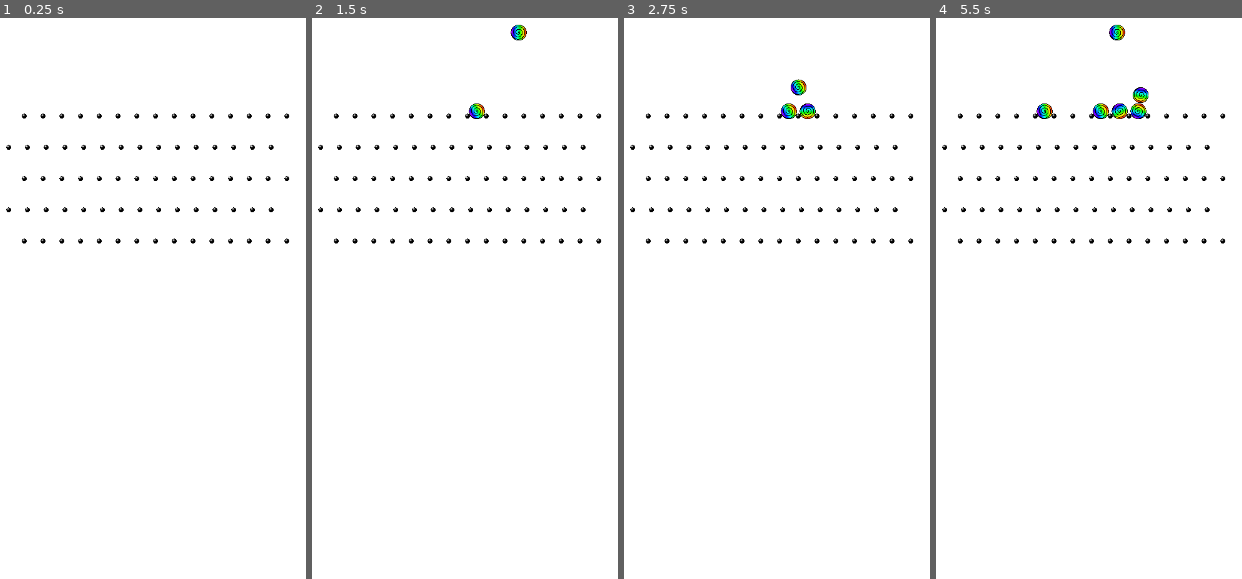
Above: before the commit, frames 1-4 (left to right).
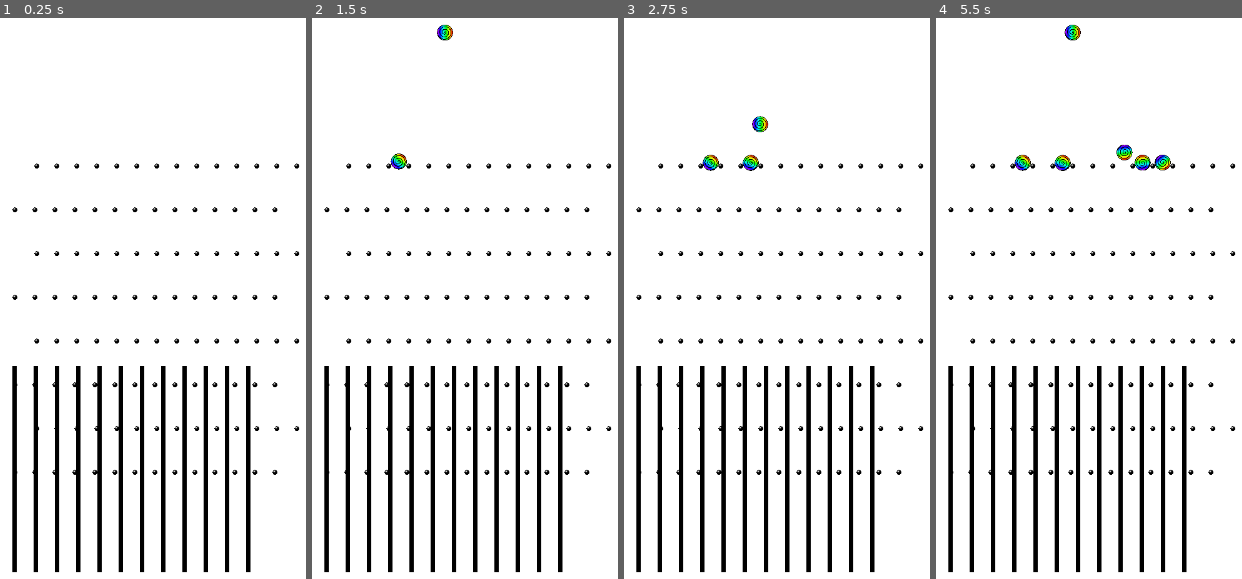
Above: after the commit, the same moments.

Repository: Discordanian/Quincunx
Game: Godot game, scene res://scenes/board.tscn
Same seed, same stepped clock (60 frames per second), same inputs: the game is played once before the commit and once after it.
Inputs:
- Up to frame 1 (0.25 s): no input
- Up to frame 2 (1.5 s): no input
- Up to frame 3 (2.75 s): no input
- Up to frame 4 (5.5 s): no input

The runs differ from the first frame. In frame 1, 9.6% of the frame differs, in the area x 1-99%, y 16-99%; in frame 2, 10%; in frame 3, 10%; in frame 4, 11%, in the area x 1-99%, y 1-99%.

Commit message:
Seperators

Diff:
--- a/scenes/board.tscn
+++ b/scenes/board.tscn
@@ -13,7 +13,11 @@
 
 [node name="Board" type="Node2D"]
 script = ExtResource("1_bw3vb")
-distance_between_rows = 50
+num_of_pins_per_row = 14
+num_of_pin_rows = 8
+distance_between_rows = 70
+seconds_per_ball = 1.0
+buckets = 13
 
 [node name="ColorRect" type="ColorRect" parent="."]
 anchors_preset = 15
--- /dev/null
+++ b/scenes/seperator.tscn
@@ -0,0 +1,20 @@
+[gd_scene load_steps=2 format=3 uid="uid://db42uryeycjp5"]
+
+[sub_resource type="RectangleShape2D" id="RectangleShape2D_c6k7l"]
+size = Vector2(7, 330)
+
+[node name="seperator" type="StaticBody2D"]
+
+[node name="CollisionShape2D" type="CollisionShape2D" parent="."]
+position = Vector2(0.5, 165)
+shape = SubResource("RectangleShape2D_c6k7l")
+
+[node name="ColorRect" type="ColorRect" parent="."]
+anchors_preset = 5
+anchor_left = 0.5
+anchor_right = 0.5
+offset_left = -3.5
+offset_right = 3.5
+offset_bottom = 330.0
+grow_horizontal = 2
+color = Color(0, 0, 0, 1)
--- a/scripts/board.gd
+++ b/scripts/board.gd
@@ -2,18 +2,35 @@
 
 var pin_scene = preload("res://scenes/pin.tscn")
 var ball_scene = preload("res://scenes/ball.tscn")
+var seperator_scene = preload("res://scenes/seperator.tscn")
 
-const num_of_pins_per_row: int = 15
-const num_of_pin_rows: int = 5
+@export var num_of_pins_per_row: int = 15
+@export var num_of_pin_rows: int = 5
 @export var distance_between_rows: int
-@export var balls_per_second: int
+@export var seconds_per_ball: float
 var total_delta: float = 0.0
+@export var buckets: int
+var midpoint: int = 0
+@export var ball_count = 100
 
 
-func create_pin_board() -> void:
-	var viewport_size = get_viewport().size
+func make_buckets(game_width: int, game_height: int) -> void:
 
-	var distance_between_pins: int = viewport_size.x / num_of_pins_per_row
+	var seperator_y:int = game_height * 0.75
+	var bucket_width = game_width / buckets
+	for bucket in (buckets - 1):
+		var seperator = seperator_scene.instantiate()
+		seperator.position = Vector2((bucket + 1) * bucket_width, seperator_y)
+		add_child(seperator)
+
+
+
+
+
+func create_pin_board(game_width: int) -> void:
+	# var viewport_size = get_viewport().size
+
+	var distance_between_pins: int = game_width / num_of_pins_per_row
 	var pinx_offset: int = 0
 	for row in num_of_pin_rows:
 		if row % 2 == 0:
@@ -30,32 +47,32 @@
 
 # Called when the node enters the scene tree for the first time.
 func _ready() -> void:
+	var viewport_size = get_viewport().size
+	midpoint = viewport_size.x/2
 
-	create_pin_board()
+	create_pin_board(viewport_size.x)
 
-	var timer = Timer.new()
-	add_child(timer)
-	timer.wait_time = 1.0
-	timer.autostart = true
-	timer.connect("timeout", drop_ball)
+	make_buckets(viewport_size.x, viewport_size.y)
 
 	drop_ball()
 
 
 
 func drop_ball() -> void:
-	print("drop ball called")
+	# print("drop ball called")
 	var ball = ball_scene.instantiate()
 	var bally:int = -50
 
-	var ballx = randi() % (350 - 250 + 1) + 250
+	var ballx:int = midpoint + ((randi() % 10) - 5) +1
 	ball.position = Vector2(ballx, bally)
 	add_child(ball)
 
 # Called every frame. 'delta' is the elapsed time since the previous frame.
 func _process(delta: float) -> void:
-	total_delta += delta
-	print(total_delta)
-	if total_delta > 1:
-		total_delta = 0.0
-		drop_ball()
+	if ball_count > 0 :
+		total_delta += delta
+		# print(total_delta)
+		if total_delta > seconds_per_ball:
+			total_delta = 0.0
+			ball_count += -1
+			drop_ball()
